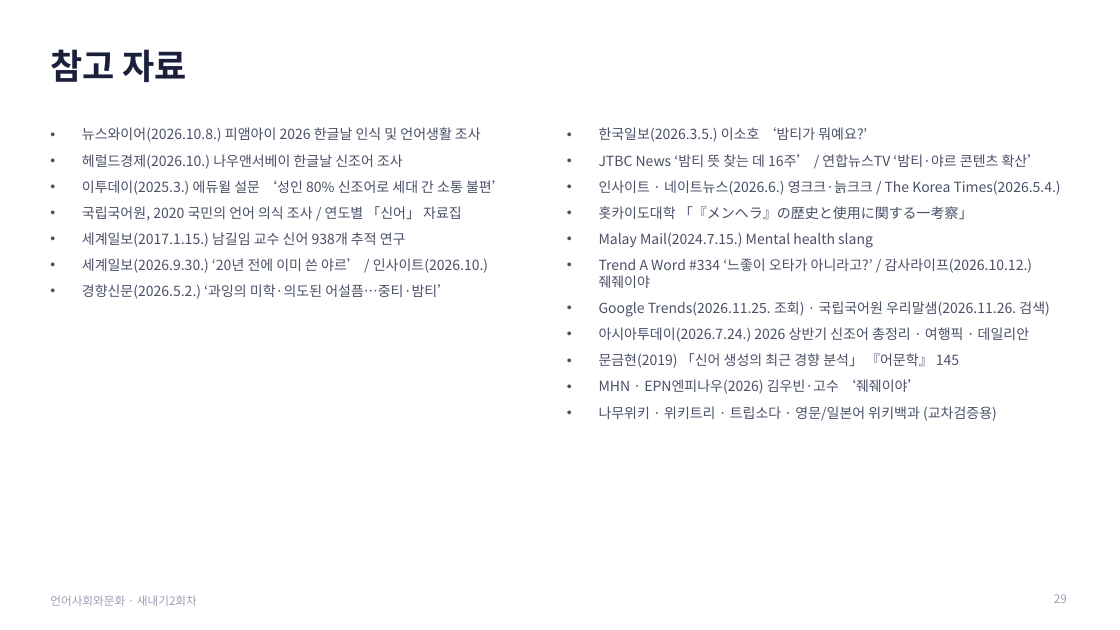
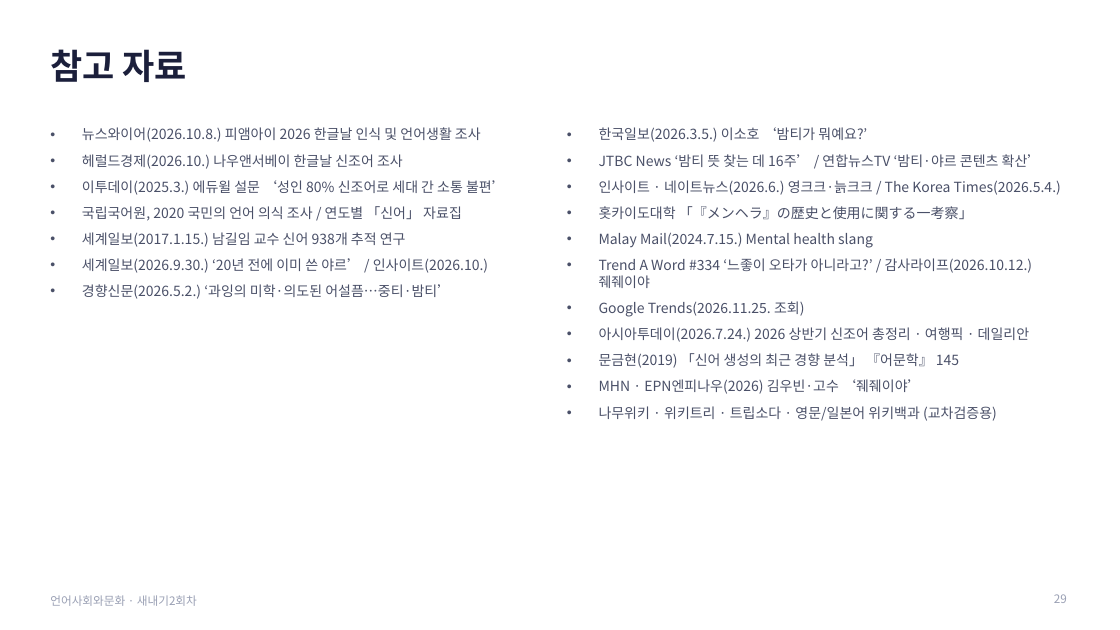
Before and after one commit to junseok7-cpu/hello, a slide deck: slide 29 of report/언어사회와문화_발표_새내기2회차.pptx. Drawn at 1120x630 pixels with LibreOffice and Linux fonts; fonts in the diff are those of the drawing. Boxes give left, top, right and bottom in pixels: in the first picture for what was removed or moved away, otherwise in the second. Text is boxed around its words. In the diff, an @@ line names an element or a change of style, - is before the commit and + after.

```diff
--- a/report/언어사회와문화_발표_새내기2회차.pptx
+++ b/report/언어사회와문화_발표_새내기2회차.pptx
@@ text at (599,301,804,317): text changed @@
-• Google Trends(2026.11.25. 조회) · 국립국어원 우리말샘(2026.11.26. 검색)
+• Google Trends(2026.11.25. 조회)
```
Also in this commit, not shown: 3 other slides changed.
